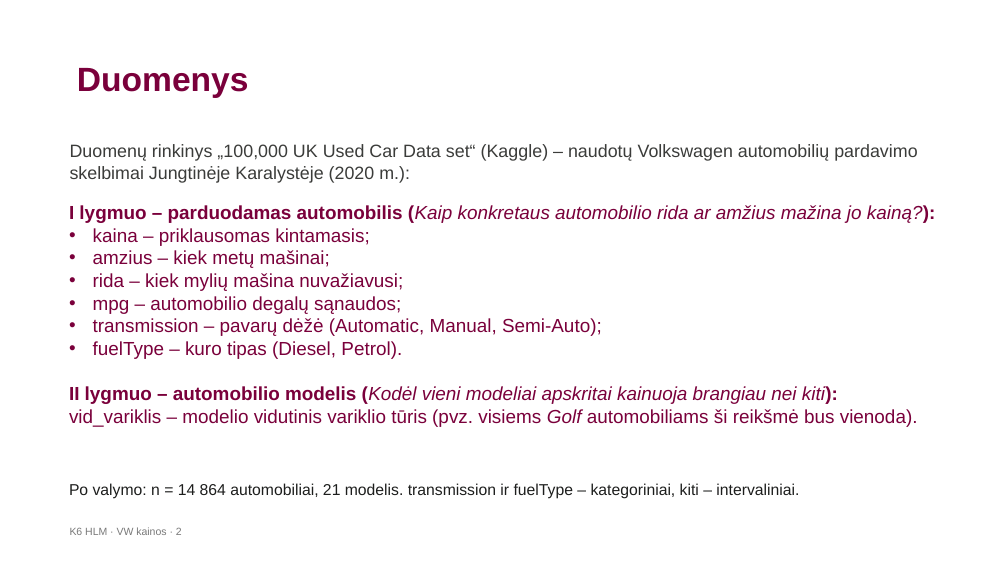
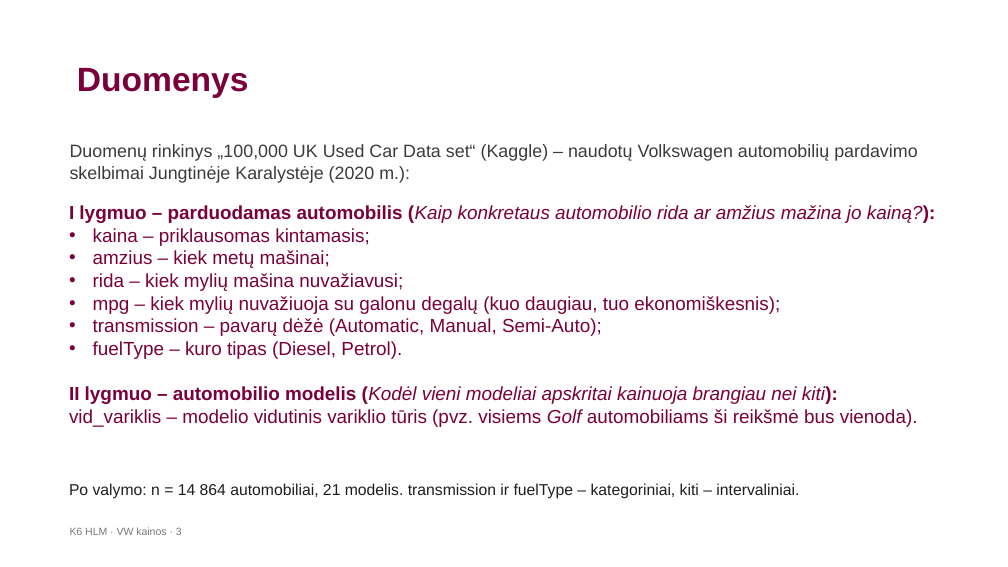
Before and after one commit to LidijaPu/K6, a slide deck: slide 3 of K6_HLM_VW_pristatymas_.pptx (slide 2 before the commit). Drawn at 1008x567 pixels with LibreOffice and Linux fonts; fonts in the diff are those of the drawing; background and template pictures are left out. Boxes give left, top, right and bottom in pixels: in the first picture for what was removed or moved away, otherwise in the second. Text is boxed around its words. In the diff, an @@ line names an element or a change of style, - is before the commit and + after.

```diff
--- a/K6_HLM_VW_pristatymas_.pptx
+++ b/K6_HLM_VW_pristatymas_.pptx
@@ text at (93, 296, 780, 314): text changed @@
-• mpg – automobilio degalų sąnaudos;
+• mpg – kiek mylių nuvažiuoja su galonu degalų (kuo daugiau, tuo ekonomiškesnis);
```
Also in this commit, not shown: 11 other slides changed, 1 slide added, 2 other files.
